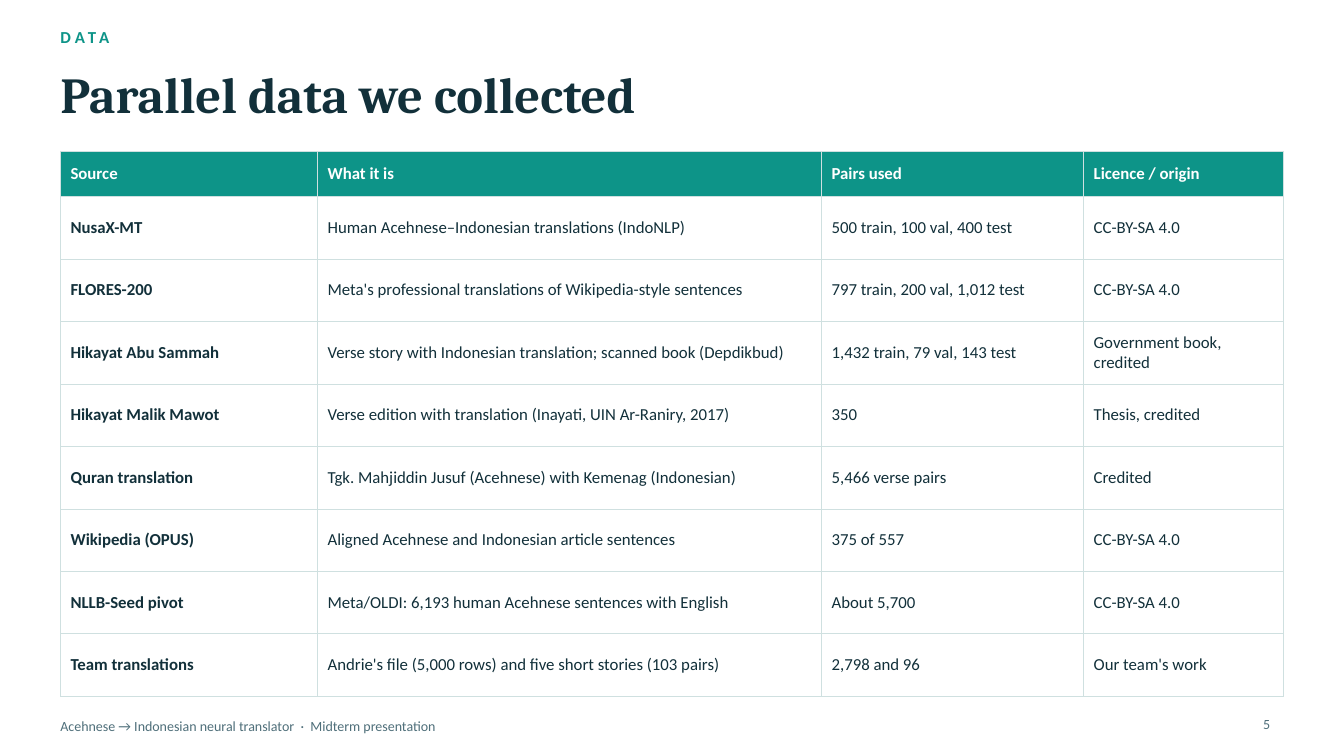
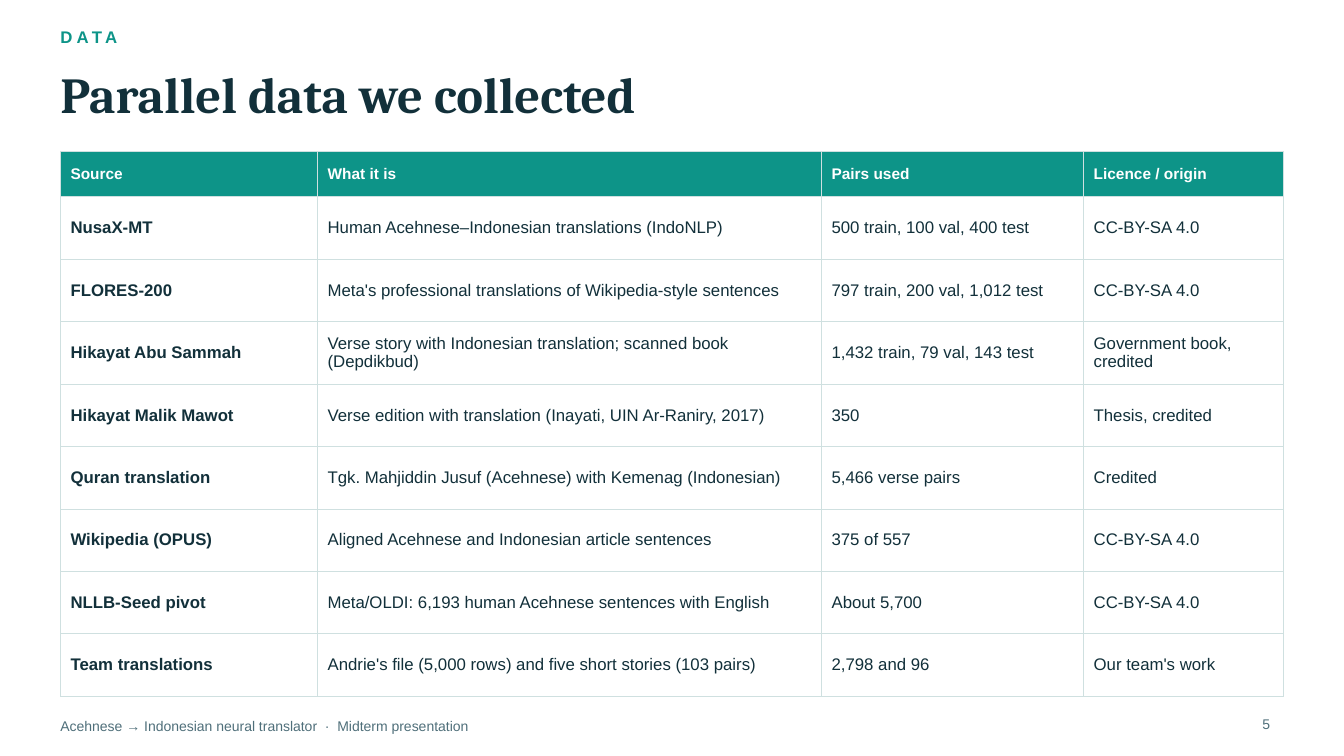
Before and after one commit to Mutaib-yye/aceh_code, a slide deck: slide 5 of reports/Acehnese_Indonesian_Translator_Presentation.pptx. Drawn at 1344x756 pixels with LibreOffice and Linux fonts; fonts in the diff are those of the drawing. Boxes give left, top, right and bottom in pixels: in the first picture for what was removed or moved away, otherwise in the second. Text is boxed around its words. In the diff, an @@ line names an element or a change of style, - is before the commit and + after.

```diff
--- a/reports/Acehnese_Indonesian_Translator_Presentation.pptx
+++ b/reports/Acehnese_Indonesian_Translator_Presentation.pptx
@@ table at [60, 151, 1284, 678] @@
@@ size 12 to 11 pt in "Source", "What it is", "Pairs used", "Licence / origin" @@
@@ font Calibri to Arial @@
@@ font Calibri to Arial in 3 elements at [60, 22, 867, 52], [1262, 719, 1270, 729], [60, 721, 469, 734] @@
```
Also in this commit, not shown: 23 other slides changed, 1 other file.
